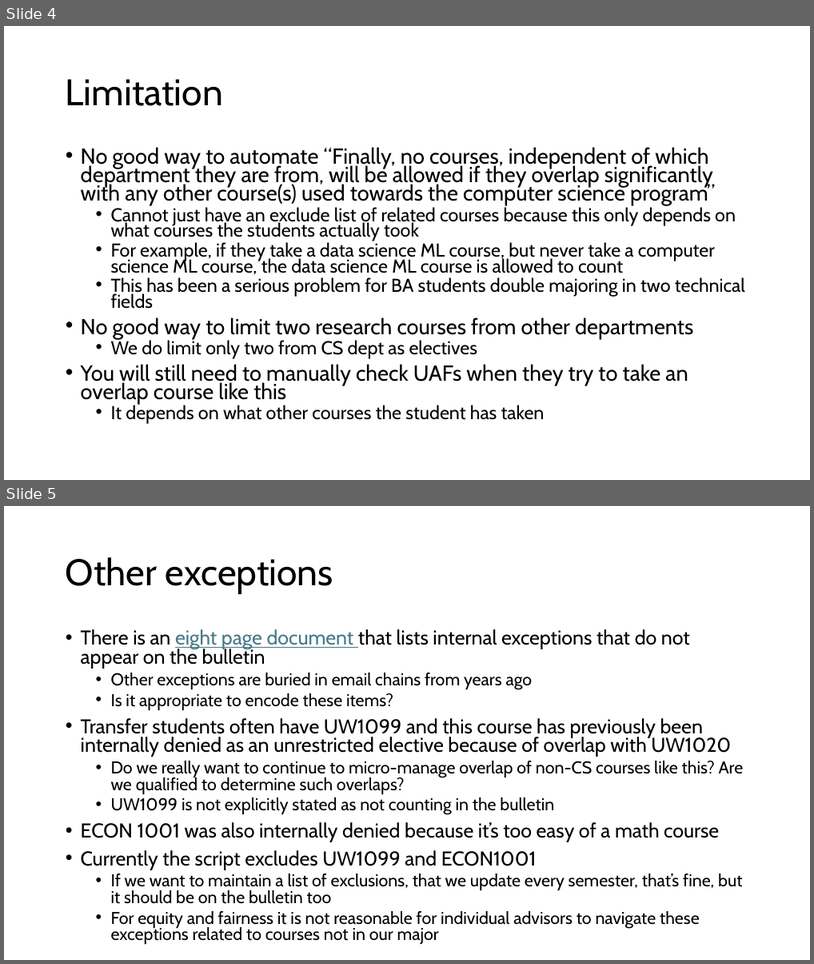
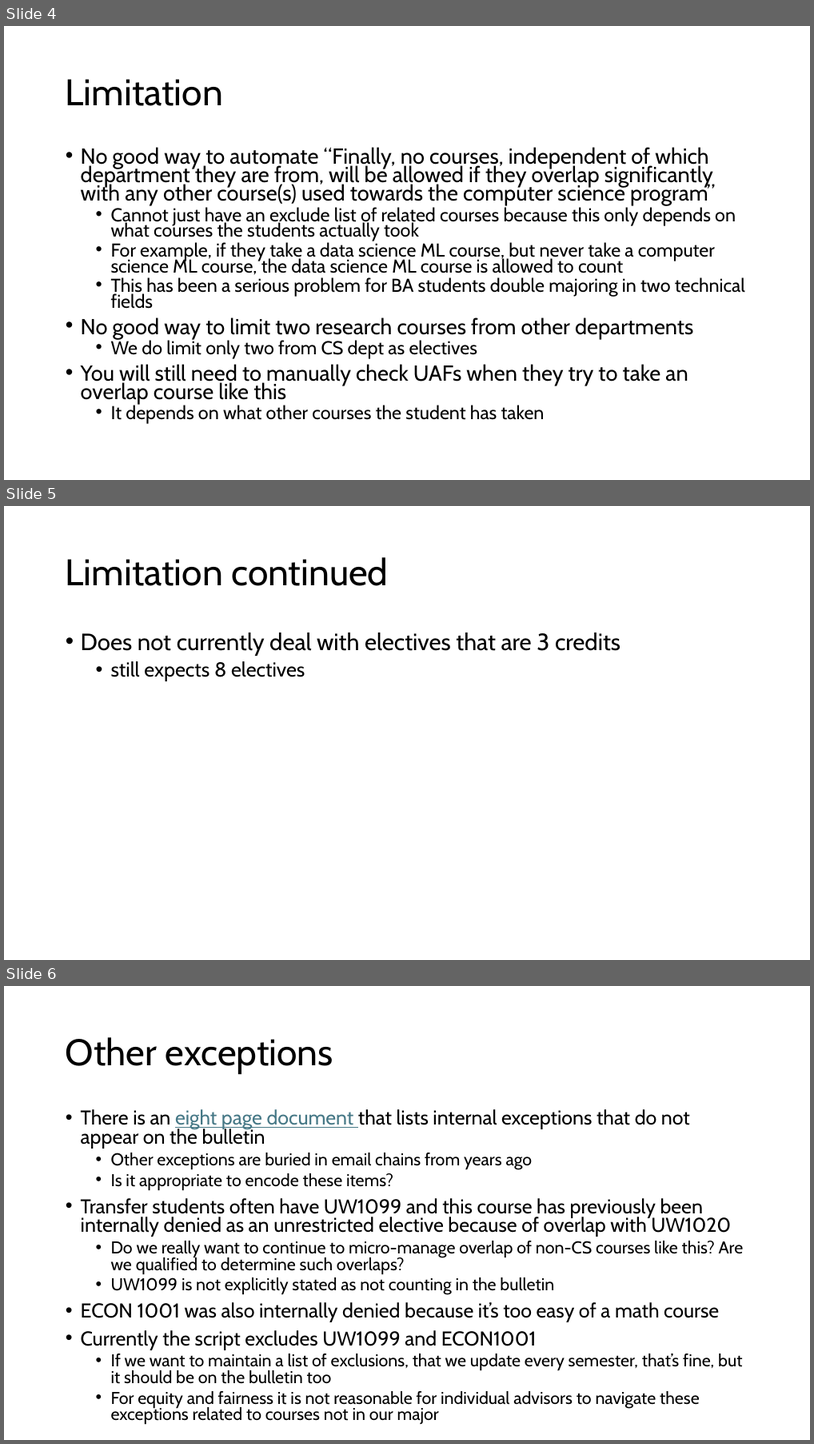
Before and after one commit to goldfrank/advisingtool, a slide deck: course_list_generation/DegreeMap Replacement.pptx. Shown one above the other, each under a label of ours: slides 4 and 5 before the commit, slides 4, 5 and 6 after it. The pictures are 814x964 and 814x1444 pixels, drawn with LibreOffice and Linux fonts; fonts in the diff are those of the drawing. Boxes give left, top, right and bottom in pixels: in the first picture for what was removed or moved away, otherwise in the second. Text is boxed around its words. In the diff, an @@ line names an element or a change of style, - is before the commit and + after.

```diff
--- a/course_list_generation/DegreeMap Replacement.pptx
+++ b/course_list_generation/DegreeMap Replacement.pptx
@@ slide 5 added at [4,506,810,960], background #FFFFFF @@
@@ title added at [66,557,388,586], 44 pt, text #000000 @@
+Limitation continued
@@ text added at [81,632,621,681], 28 pt, text #000000 @@
+• Does not currently deal with electives that are 3 credits
+  • still expects 8 electives
@@ what was slide 5 is now slide 6 @@
```
Also in this commit, not shown: 4 other files.
